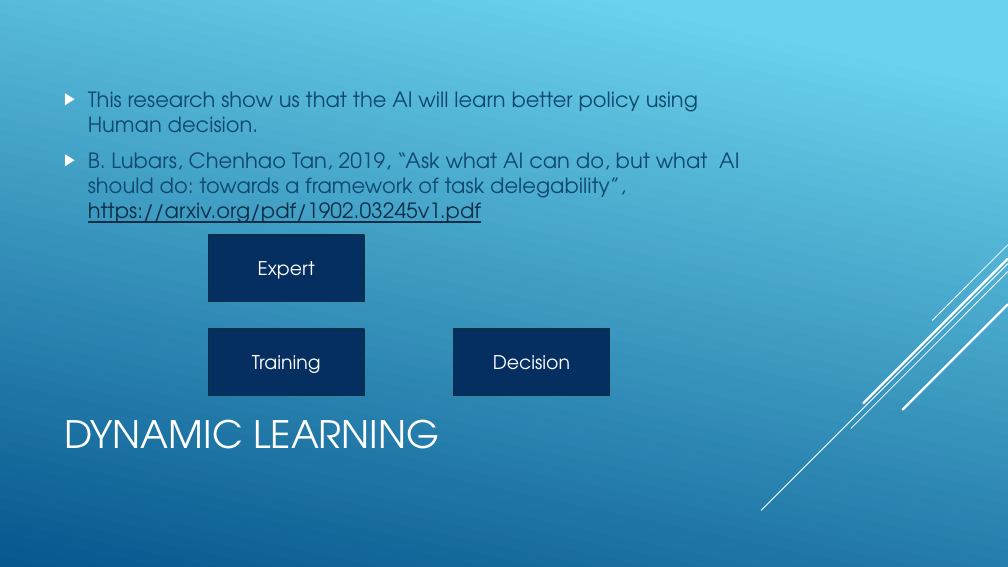
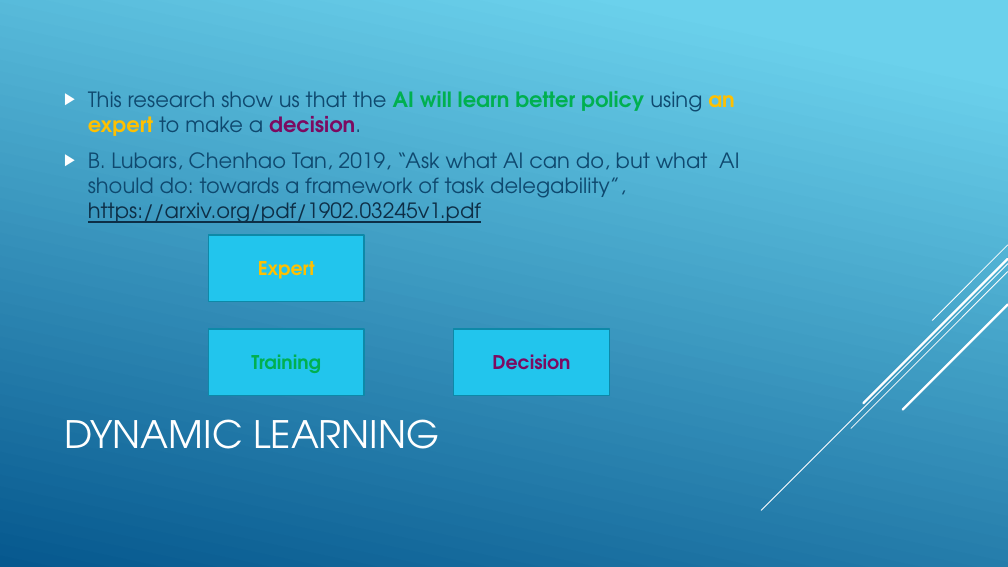
Before and after one commit to jnguyen1192/SIA, a slide deck: slide 5 of SAI_presentation.pptx. Drawn at 1008x567 pixels with LibreOffice and Linux fonts; fonts in the diff are those of the drawing. Boxes give left, top, right and bottom in pixels: in the first picture for what was removed or moved away, otherwise in the second. Text is boxed around its words. In the diff, an @@ line names an element or a change of style, - is before the commit and + after.

Commit message:
#12 Second try to build schema to dynamic learning using colors on slides

```diff
--- a/SAI_presentation.pptx
+++ b/SAI_presentation.pptx
@@ text at [88, 91, 734, 136]: text changed; bold on @@
-▶ This research show us that the AI will learn better policy using Human decision.
+▶ This research show us that the AI will learn better policy using an expert to make a decision.
@@ rectangle "Expert" at [209, 235, 364, 302]: text colour #FFFFFF to #FFC000, bold on; fill #052F61 to #22C5ED; outline #043148 1.25 pt to #0D89A8 1.25 pt @@
@@ rectangle "Training" at [209, 329, 364, 395]: text colour #FFFFFF to #00B050, bold on; fill #052F61 to #22C5ED; outline #043148 1.25 pt to #0D89A8 1.25 pt @@
@@ rectangle "Decision" at [454, 329, 609, 395]: text colour #FFFFFF to #7C0B61, bold on; fill #052F61 to #22C5ED; outline #043148 1.25 pt to #0D89A8 1.25 pt @@
```
